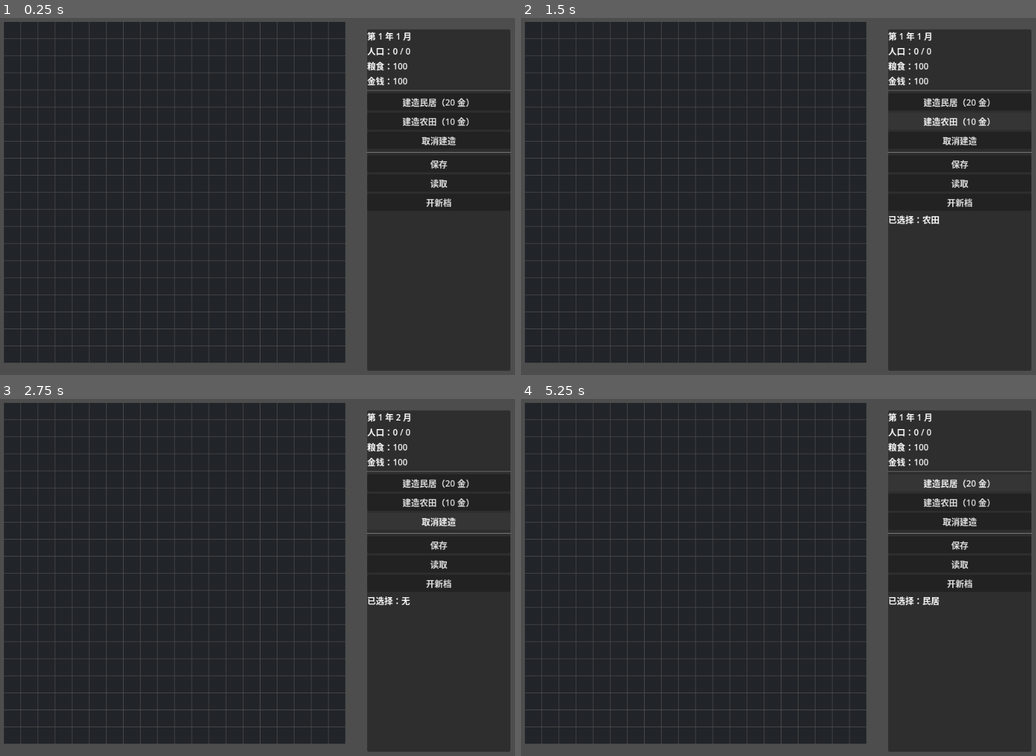
Above: before the commit, frames 1-4 (two rows, left to right).
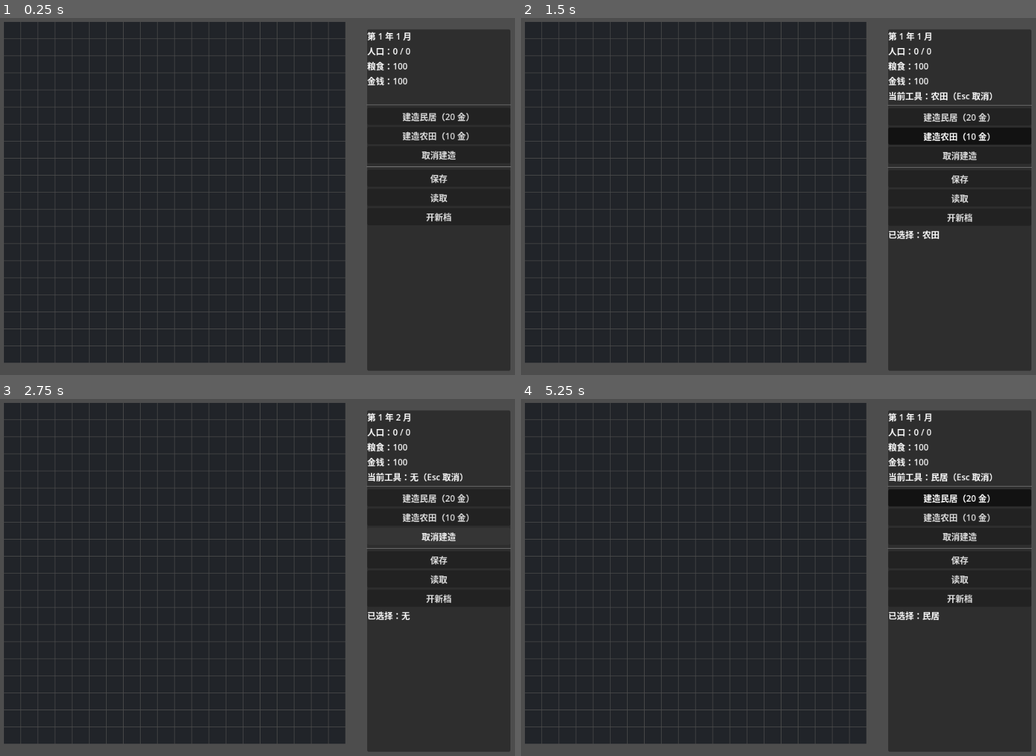
Above: after the commit, the same moments.

Repository: kreator666/tiny
Game: Godot game, scene res://scenes/main.tscn
The game is run twice, just before and just after one commit, with the same random seed, the same clock (stepped at 60 frames per second) and the same inputs.
Inputs:
- Up to frame 1 (0.25 s): no input
- Up to frame 2 (1.5 s): click "建造民居（20 金）" at 0.5 s; click "建造农田（10 金）" at 1.25 s
- Up to frame 3 (2.75 s): click "取消建造" at 2 s
- Up to frame 4 (5.25 s): click "保存" at 2.75 s; click "读取" at 3.5 s; click "开新档" at 4.25 s; click "建造民居（20 金）" at 5 s

The runs differ from the first frame. In frame 1, 1.4% of the frame differs, in the area x 71-100%, y 20-57%; in frame 2, 2.2%; in frame 3, 1.8%; in frame 4, 2.3%, in the area x 71-100%, y 20-62%.

Commit message:
改进建造选中反馈：按钮高亮 + 当前工具标签 + Esc 取消
- 建造按钮改为 toggle 模式，选中状态一目了然
- HUD 顶部常驻显示当前工具
- Esc 快速取消建造

Diff:
--- a/project.godot
+++ b/project.godot
@@ -1,20 +1,27 @@
 ; Engine configuration file.
 ; It's best edited using the editor UI and not directly,
 ; since the parameters that go here are not all obvious.
+;
+; Format:
+;   [section] ; section goes between []
+;   param=value ; assign values to parameters
 
 config_version=5
+
+[animation]
+
+compatibility/default_parent_skeleton_in_mesh_instance_3d=true
 
 [application]
 
 config/name="新宋 · 治所"
 run/main_scene="res://scenes/main.tscn"
-config/features=PackedStringArray("4.3", "Forward Plus")
+config/features=PackedStringArray("4.7", "Forward Plus")
 
 [display]
 
 window/size/viewport_width=980
 window/size/viewport_height=700
-window/size/resizable=true
 
 [rendering]
 
--- a/scripts/main.gd
+++ b/scripts/main.gd
@@ -31,6 +31,7 @@
 var _grain_label: Label
 var _gold_label: Label
 var _date_label: Label
+var _tool_label: Label
 var _message_label: Label
 var _tool_buttons := {}
 
@@ -53,7 +54,9 @@
 # ---------- 输入 ----------
 
 func _unhandled_input(event: InputEvent) -> void:
-	if event is InputEventMouseMotion:
+	if event is InputEventKey and event.pressed and event.keycode == KEY_ESCAPE:
+		_on_tool_selected("")
+	elif event is InputEventMouseMotion:
 		hover_cell = _screen_to_cell(get_global_mouse_position())
 		queue_redraw()
 	elif event is InputEventMouseButton and event.pressed and event.button_index == MOUSE_BUTTON_LEFT:
@@ -211,16 +214,19 @@
 	box.add_child(_grain_label)
 	_gold_label = Label.new()
 	box.add_child(_gold_label)
+	_tool_label = Label.new()
+	box.add_child(_tool_label)
 
 	var sep := HSeparator.new()
 	box.add_child(sep)
 
-	# 建造按钮：根据 buildings.json 自动生成
+	# 建造按钮：根据 buildings.json 自动生成（toggle 模式以显示选中状态）
 	for type: String in building_defs:
 		var def: Dictionary = building_defs[type]
 		var btn := Button.new()
 		btn.text = "建造%s（%d 金）" % [def["name"], int(def["cost_gold"])]
 		btn.tooltip_text = def["desc"]
+		btn.toggle_mode = true
 		btn.pressed.connect(_on_tool_selected.bind(type))
 		box.add_child(btn)
 		_tool_buttons[type] = btn
@@ -255,7 +261,12 @@
 
 func _on_tool_selected(type: String) -> void:
 	selected_tool = type
-	_show_message("已选择：%s" % (building_defs[type]["name"] if not type.is_empty() else "无"))
+	for tool: String in _tool_buttons:
+		_tool_buttons[tool].set_pressed_no_signal(tool == type)
+	var building_name: String = building_defs[type]["name"] if not type.is_empty() else "无"
+	if _tool_label:
+		_tool_label.text = "当前工具：%s（Esc 取消）" % building_name
+	_show_message("已选择：%s" % building_name)
 
 
 func _update_hud() -> void:
